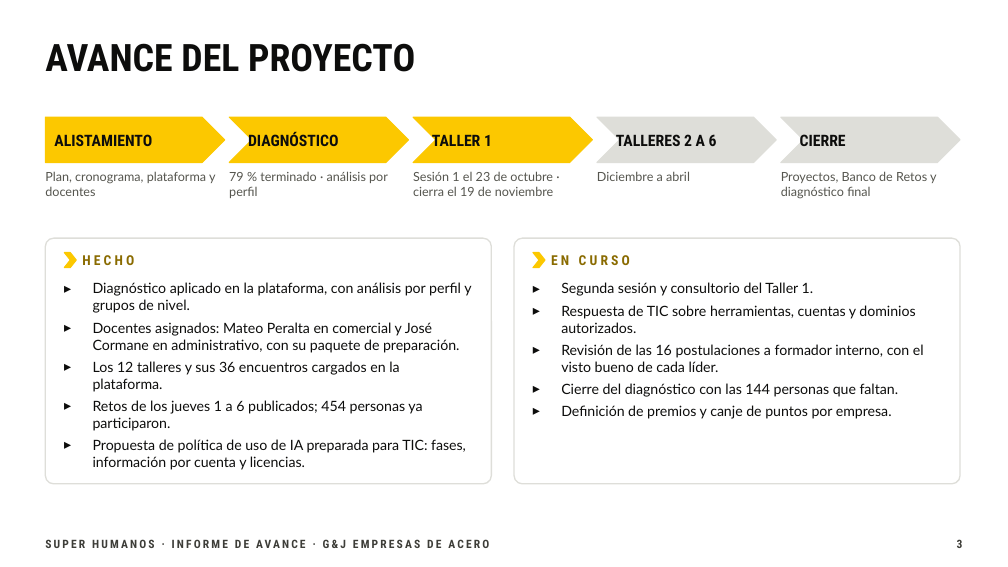
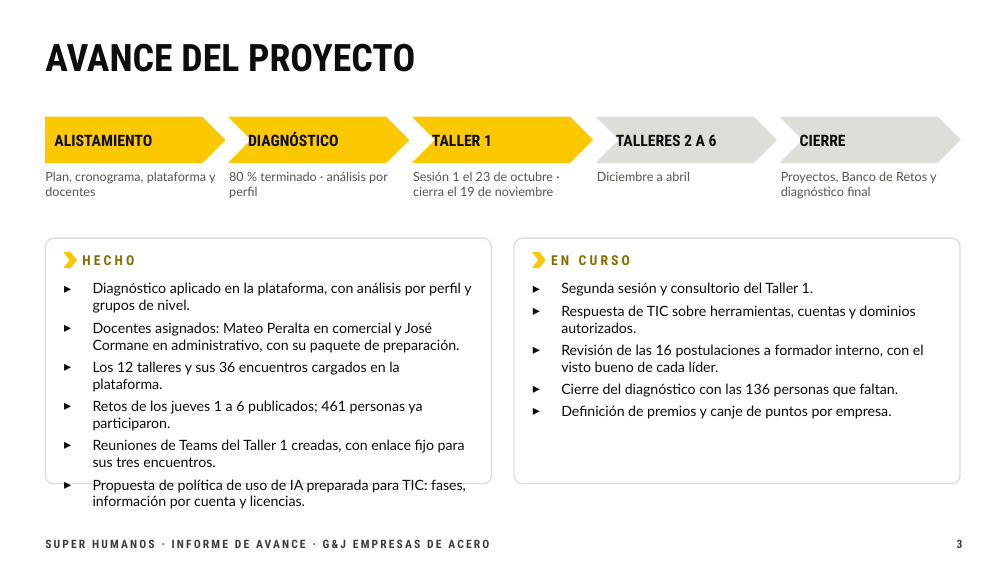
Before and after one commit to essika-u371/Super-Humanos, a slide deck: slide 3 of informes/Super Humanos · Informe de avance · G&J · 10 nov 2026.pptx. Drawn at 1008x567 pixels with LibreOffice and Linux fonts; fonts in the diff are those of the drawing. Boxes give left, top, right and bottom in pixels: in the first picture for what was removed or moved away, otherwise in the second. Text is boxed around its words. In the diff, an @@ line names an element or a change of style, - is before the commit and + after.

```diff
--- a/informes/Super Humanos · Informe de avance · G&J · 10 nov 2026.pptx
+++ b/informes/Super Humanos · Informe de avance · G&J · 10 nov 2026.pptx
@@ text at <box>229,171,388,198</box>: text changed @@
-79 % terminado · análisis por perfil
+80 % terminado · análisis por perfil
@@ text at <box>561,383,899,397</box>: text changed @@
-▸ Cierre del diagnóstico con las 144 personas que faltan.
+▸ Cierre del diagnóstico con las 136 personas que faltan.
@@ text at <box>93,400,465,467</box>: text changed @@
-▸ Retos de los jueves 1 a 6 publicados; 454 personas ya participaron.
+▸ Retos de los jueves 1 a 6 publicados; 461 personas ya participaron.
+▸ Reuniones de Teams del Taller 1 creadas, con enlace fijo para sus tres encuentros.
```
Also in this commit, not shown: 6 other slides changed, 1 slide added, 1 other file.
